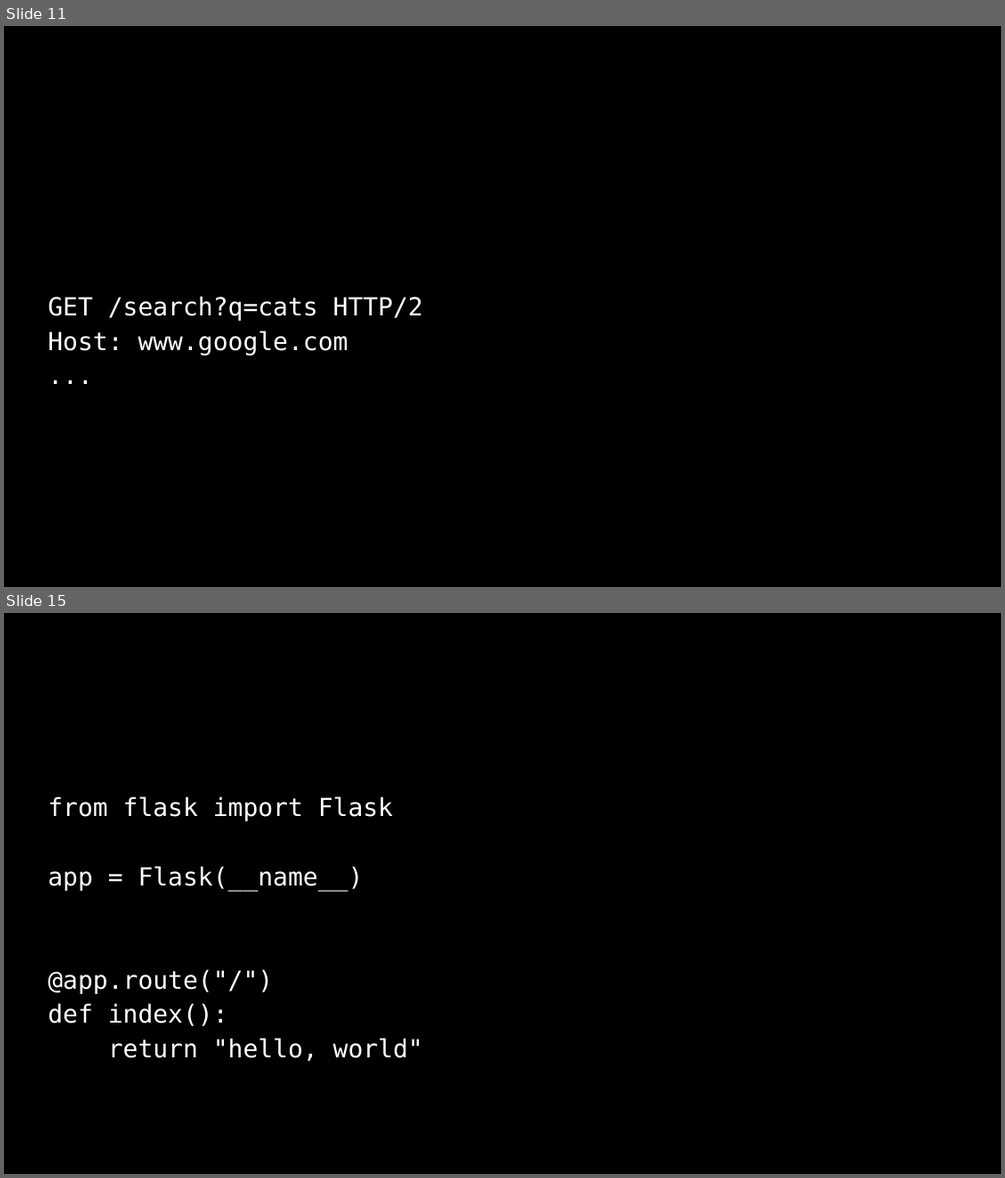
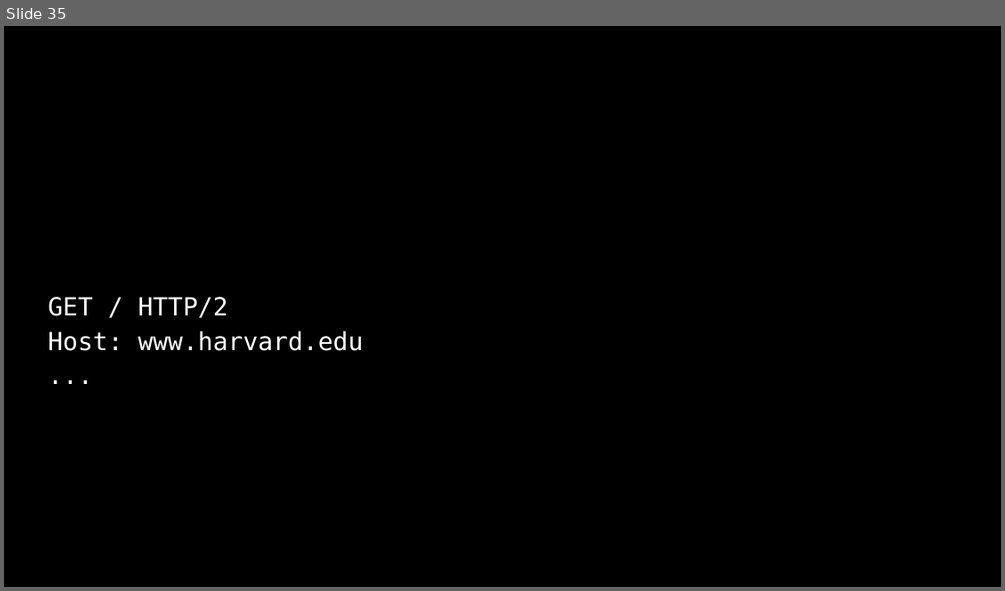
Before and after one commit to SQ4007-2025/website, a slide deck: lectures/slides_9.pptx. Shown one above the other, each under a label of ours: slides 11 and 15 before the commit, slide 35 after it; the slides between them are not shown. The pictures are 1005x1178 and 1005x591 pixels, drawn with LibreOffice and Linux fonts; fonts in the diff are those of the drawing. Boxes give left, top, right and bottom in pixels: in the first picture for what was removed or moved away, otherwise in the second. Text is boxed around its words. In the diff, an @@ line names an element or a change of style, - is before the commit and + after.

```diff
--- a/lectures/slides_9.pptx
+++ b/lectures/slides_9.pptx
@@ slide 15 removed at [4,613,1001,1174], background #000000 @@
@@ text removed at [48,796,423,1061] @@
-from flask import Flask
-app = Flask(__name__)
-@app.route("/")
-def index():
-return "hello, world"
@@ what was slide 11 is now slide 35 @@
@@ slide 35 changed as well @@
@@ text at [48,297,364,351]: text changed @@
-GET /search?q=cats HTTP/2
-Host: www.google.com
+GET / HTTP/2
+Host: www.harvard.edu
```
Also in this commit, not shown: 12 other slides changed, 100 slides added, 18 other slides removed, 3 other files.
